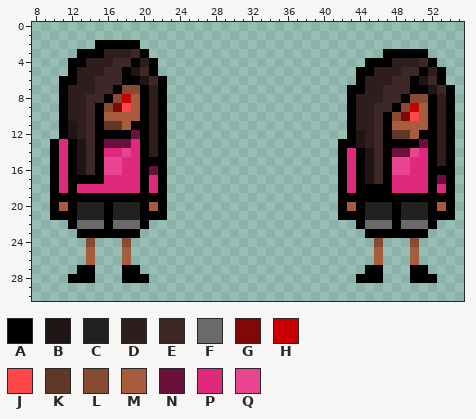
Two states of a pixel-art sprite, assets/boss/thalya.png. Above, as it was before the edit.
The file is 64x32 pixels. Colours within 5 levels of each other are drawn and written as one. Shown: x 8..55, y 0..30.
Palette (. is transparent): A #000000  B #211414  C #212121  D #2e1d1d  E #3d2727  F #6a6a6a  G #800808  H #ca0000  J #ff4747  K #613828  L #884a31  M #a85c3e  N #6a103a  P #de297d  Q #e84490
Pixels before, first column x 10:
 2 .....AAAAA...................................
 3 ...AAADDDEA..........................AAAAA...
 4 ..AADDDEEADA.......................AAADDDEA..
 5 ..ADDDEEABEA......................AADDDEEADA.
 6 .AADDEEEAABEA.....................ADDDEEABEA.
 7 .ADDDEEALLADA....................AADDEEEAABEA
 8 .ADDEEALHMADA....................ADDDEEALLADA
 9 .ADDEALGJMADA....................ADDEEALHMADA
10 .ADDEAMMMMADA....................ADDEALGJMADA
11 .ABDEAKKMAADA....................ADDEAMMMMADA
12 .ABDEAAAANADA....................ABDEAKKMAADA
13 APABEANNNPADA...................AABDEAAAANADA
14 APABEAPPQPADA...................APABEANNQPADA
15 APABEAQQPPAAA...................APABEAQQPPADA
16 APABEAQQPPANA...................APABEAQQPPAAA
17 APAAAAPPPPAPA...................APABEAPPPPANA
18 APAPPPPPPPAPA...................APAAAAPPPPAPA
19 AAAAAAAAAAAAA...................AAAAAAAAAAAAA
20 AMACCCACCCAMA...................AMACCCACCCAMA
21 AAACCCACCCAAA...................AAACCCACCCAAA
22 ..AFFFAFFFA.......................AFFFAFFFA..
23 ...AAAAAAA.........................AAAAAAA...
24 ....L...L...........................L...L....
25 ....M...M...........................M...M....
26 ....M...M...........................M...M....
27 ...AA...AA.........................AA...AA...
28 ..AAA...AAA.......................AAA...AAA..
And afterwards:
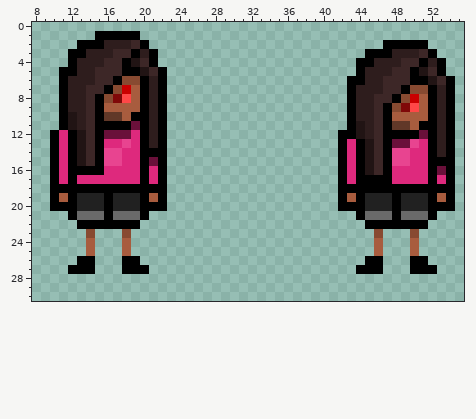
Difference:
Changed rows in their new state; - is an unchanged pixel.
first column x 10:
 1 -----AAAAA-----------------------------------
 2 ---AA-DDDEA--------------------------AAAAA---
 3 --A-DD-EEADA-----------------------AA-DDDEA--
 4 ---D--E-ABE-----------------------A-DD-EEADA-
 5 -A---E---ABEA----------------------D--E-ABE--
 6 --D----ALLAD---------------------A---E---ABEA
 7 ----E-ALHM------------------------D----ALLAD-
 8 -----ALGJ---------------------------E-ALHM---
 9 ------MMM----------------------------ALGJ----
10 --B---KK-A----------------------------MMM----
11 ------AAAN------------------------B---KK-A---
12 APAB--NNNP----------------------A-----AAAN---
13 ------PPQ------------------------PAB--NNQP---
14 ------QQP--A--------------------------QQP----
15 -----------N-------------------------------A-
16 ---AA-PP---P--------------------------PP---N-
17 ---PPP-----------------------------AA------P-
18 -A-AAAAAAA-A---------------------A----AAAA-A-
19 -M-CCC-CCC-M---------------------M-CCC-CCC-M-
20 -A---------A---------------------A---------A-
21 ..-FFF-FFF-..-------------------..-FFF-FFF-..
22 --.AAA-AAA.-----------------------.AAA-AAA.--
23 ---.L...L.-------------------------.L...L.---
24 ----M---M---------------------------M---M----
26 ---AA---AA-------------------------AA---AA---
27 --A-------A-----------------------A-------A--
28 --...---...-----------------------...---...--
Where, in picture pixels (left, top, right, bottom), the same in both pictures:
changed: (50, 31, 167, 283)
changed: (338, 40, 455, 283)
